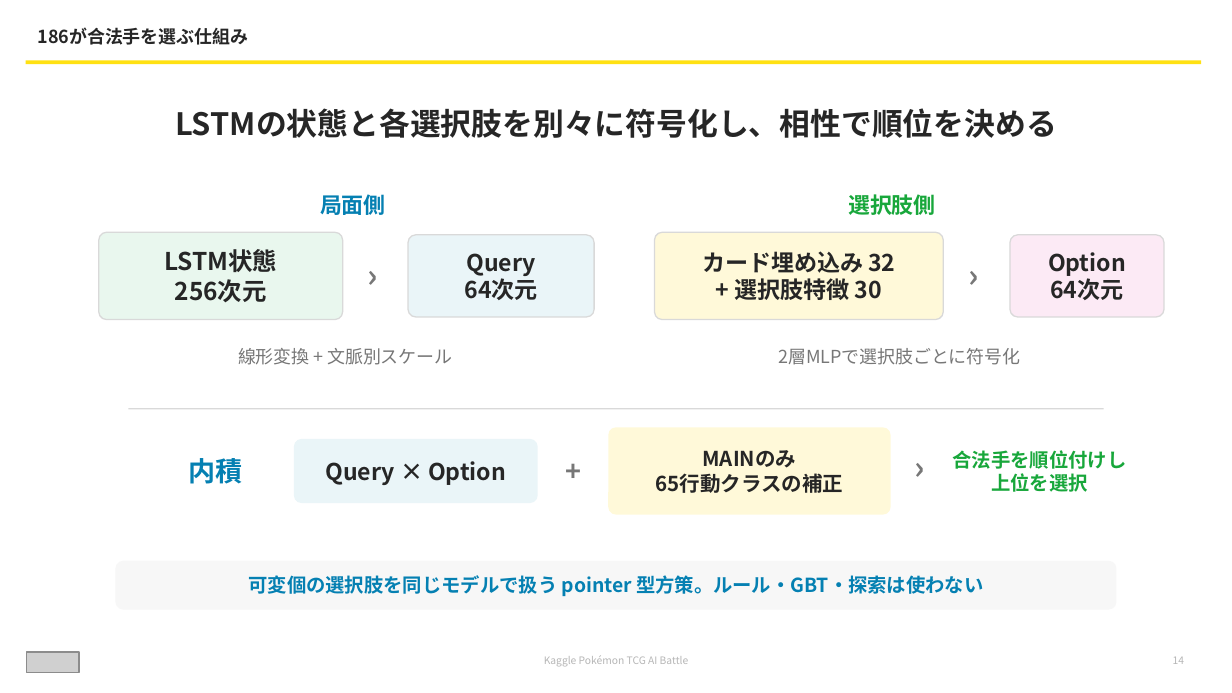
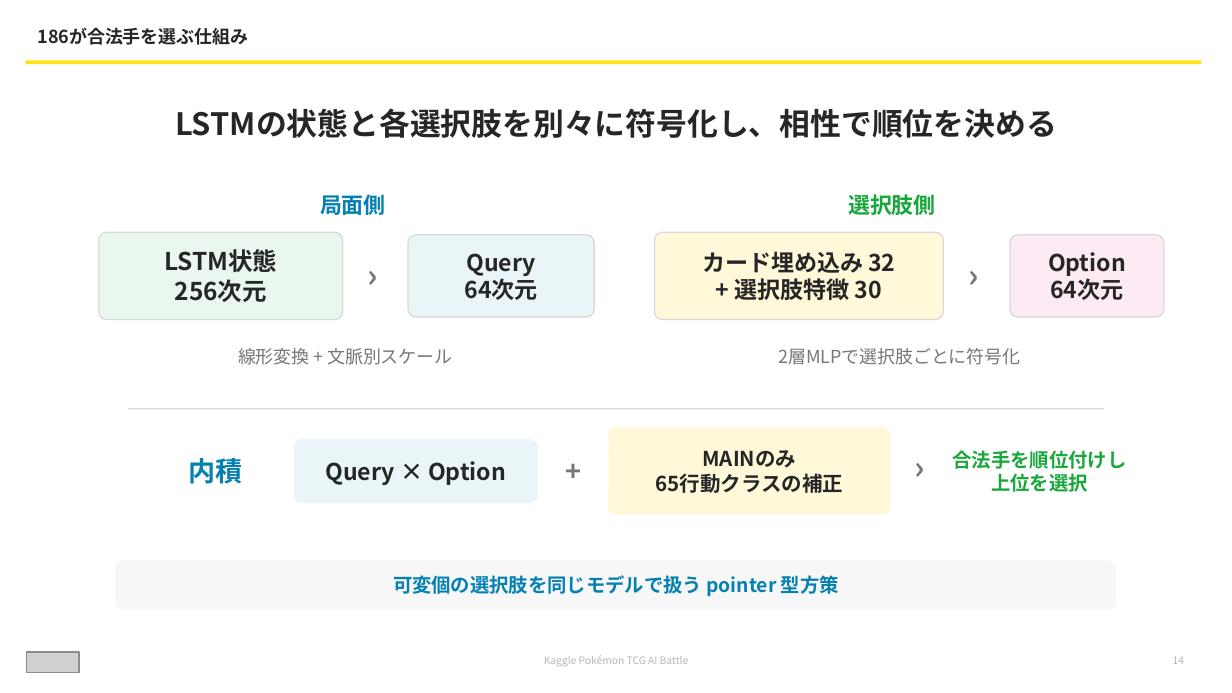
Before and after one commit to inumaru9n/pokemon_tcg, a slide deck: slide 14 of presentations/kaggle_pokeca_claude_code.pptx. Drawn at 1232x693 pixels with LibreOffice and Linux fonts; fonts in the diff are those of the drawing; grey boxes stand for pictures. Boxes give left, top, right and bottom in pixels: in the first picture for what was removed or moved away, otherwise in the second. Text is boxed around its words. In the diff, an @@ line names an element or a change of style, - is before the commit and + after.

```diff
--- a/presentations/kaggle_pokeca_claude_code.pptx
+++ b/presentations/kaggle_pokeca_claude_code.pptx
@@ text in rounded rectangle at (393,575,839,596): text changed @@
-可変個の選択肢を同じモデルで扱う pointer 型方策。ルール・GBT・探索は使わない
+可変個の選択肢を同じモデルで扱う pointer 型方策
```
Also in this commit, not shown: 10 other slides changed, 1 slide added, 1 slide removed.
